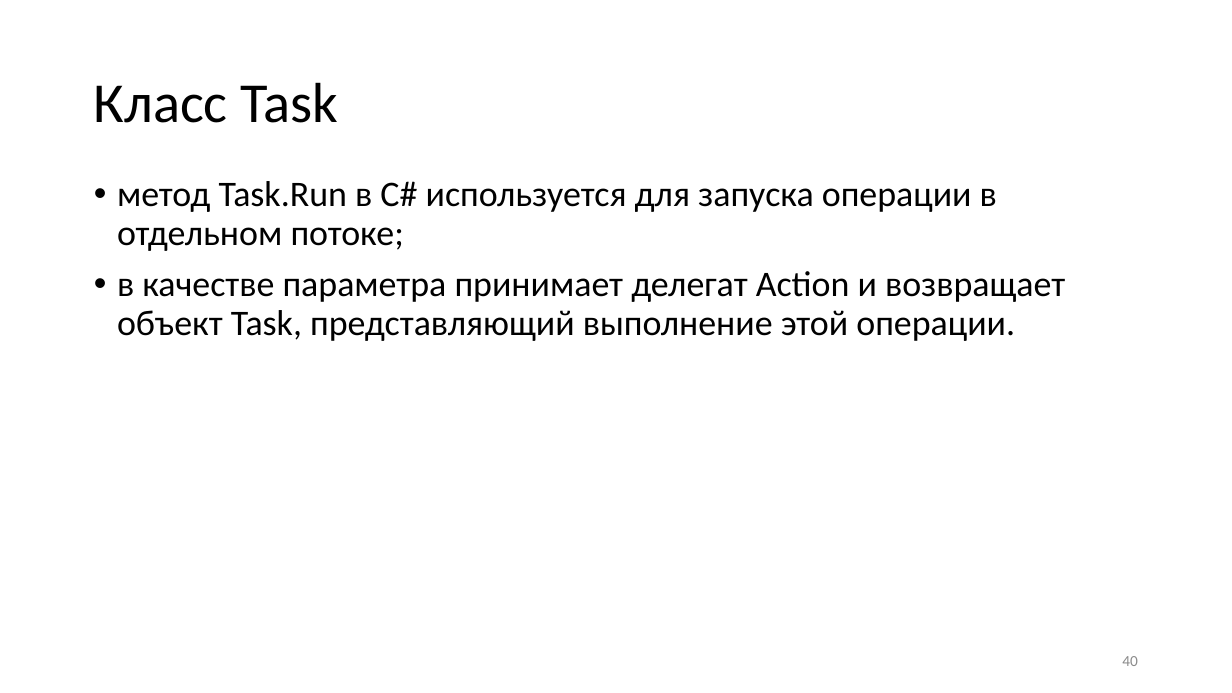
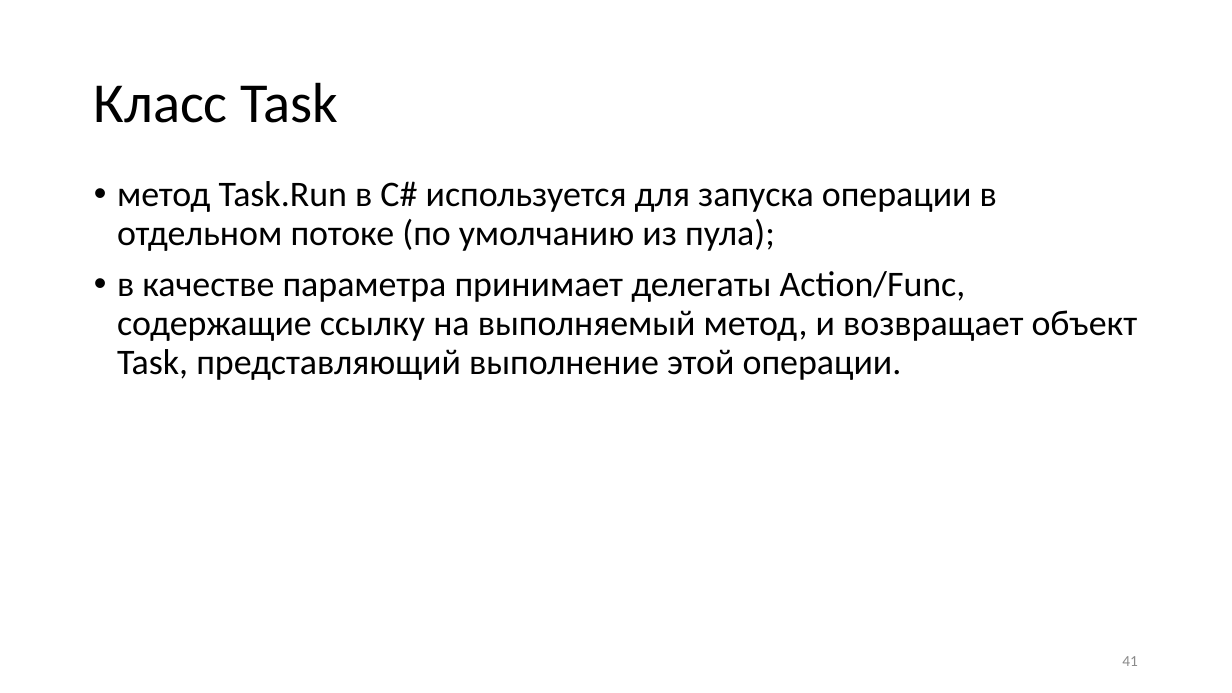
Before and after one commit to blockin90/Programming_PIB, a slide deck: slide 41 of Лекции/3 семестр/Часть 3/Программирование лекция 3.3.pptx (slide 40 before the commit). Drawn at 1232x693 pixels with LibreOffice and Linux fonts; fonts in the diff are those of the drawing. Boxes give left, top, right and bottom in pixels: in the first picture for what was removed or moved away, otherwise in the second. Text is boxed around its words. In the diff, an @@ line names an element or a change of style, - is before the commit and + after.

Commit message:
Правки 3й части лекций 3го семестра
Дополнено описание примера для реализации пула ресурсов
Добавлены примеры async/await

```diff
--- a/Лекции/3 семестр/Часть 3/Программирование лекция 3.3.pptx
+++ b/Лекции/3 семестр/Часть 3/Программирование лекция 3.3.pptx
@@ text at <box>117,181,1138,380</box>: text changed @@
-• метод Task.Run в C# используется для запуска операции в отдельном потоке;
-• в качестве параметра принимает делегат Action и возвращает объект Task, представляющий выполнение этой операции.
+• метод Task.Run в C# используется для запуска операции в отдельном потоке (по умолчанию из пула);
+• в качестве параметра принимает делегаты Action/Func, содержащие ссылку на выполняемый метод, и возвращает объект Task, представляющий выполнение этой операции.
@@ page number at <box>1122,656,1138,666</box>: text changed @@
-40
+41
```
Also in this commit, not shown: 1 other slide changed, 6 slides added, 1 slide removed.
